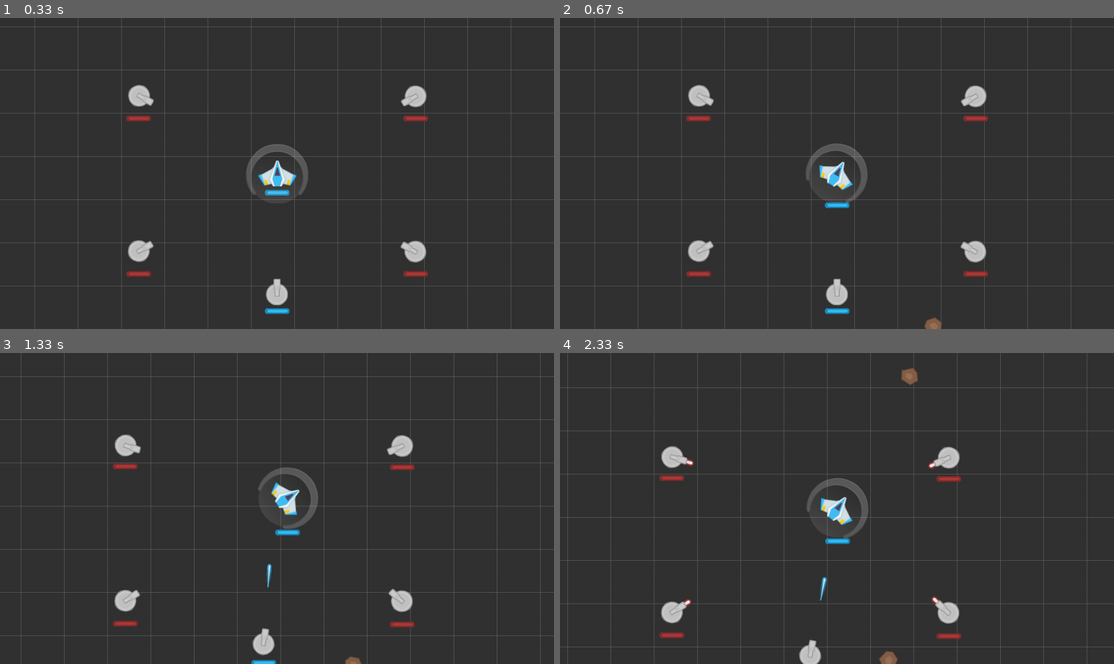
Above: before the commit, frames 1-4 (two rows, left to right).
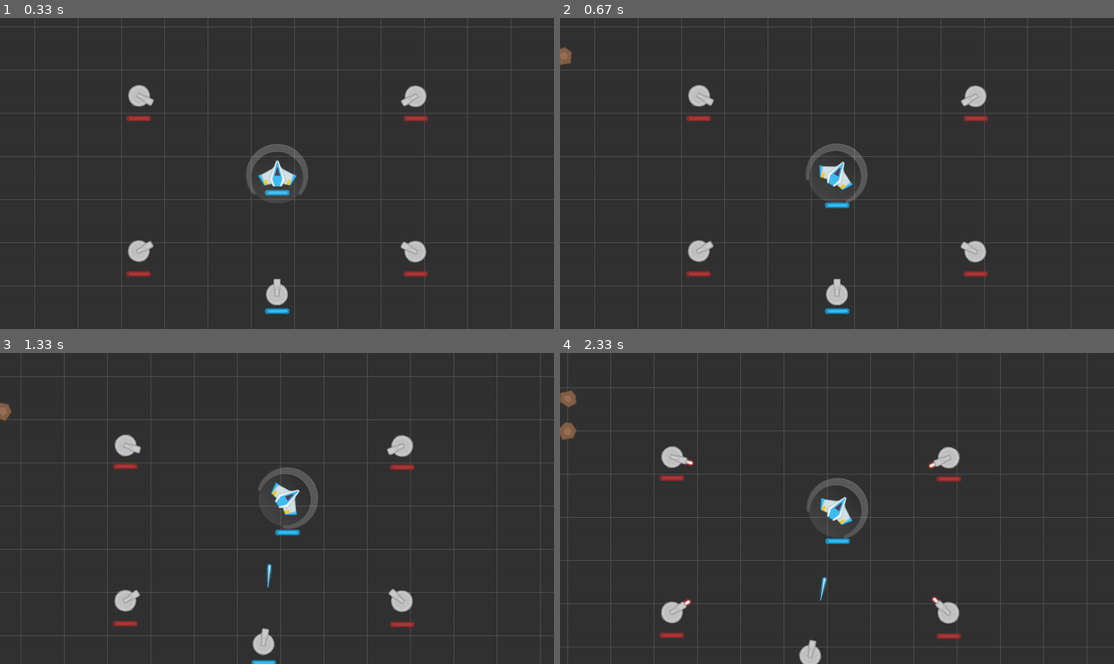
Above: after the commit, the same moments.

Repository: genericprogrammerdude/pygamengn
Game: pygame game, started from main.py
Two runs of this game, one before a commit and one after it. Both use one fixed random seed, a clock stepped at 60 frames per second and the inputs below.
Inputs:
- Up to frame 1 (0.33 s): no input
- Up to frame 2 (0.67 s): hold D from 0.33 s (still down)
- Up to frame 3 (1.33 s): release D at 0.8 s; hold W 0.83-1.13 s; hold D from 1.17 s (still down)
- Up to frame 4 (2.33 s): release D at 1.63 s; hold A 1.67-2.2 s; hold S from 2.23 s (still down)

Frame 1 is identical in both runs. In frame 2, 0.2% of the frame differs, in the area x 0-69%, y 9-100%; in frame 3, 0.2%; in frame 4, 0.5%, in the area x 0-65%, y 4-100%.

Commit message:
Some improvement on Asteroid spawning. Need a real solution to Mover and Asteroid random spawn point selection.

Diff:
--- a/GameEngine/mover.py
+++ b/GameEngine/mover.py
@@ -20,6 +20,7 @@
         self.velocity_decay_factor = velocity_decay_factor
         self.max_velocity = max_velocity
         self.angular_velocity = angular_velocity
+        self.direction = pygame.Vector2(0, 1)
 
     def move(self, delta, pos, heading):
         """Computes movement from the given parameters."""
@@ -28,5 +29,12 @@
         self.velocity = self.velocity * self.velocity_decay_factor
         return (pos + delta_pos, heading)
 
+    def move_bare(self, delta):
+        return self.direction * delta / 1000.0 * self.velocity
+
     def set_velocity(self, velocity):
         self.velocity = velocity
+
+    def set_direction(self, dir: pygame.Vector2):
+        """Sets direction of movement. dir is a pygame.Vector2."""
+        self.direction = dir
--- a/asteroid.py
+++ b/asteroid.py
@@ -1,11 +1,11 @@
+import math
 import random
-import sys
 
+import numpy
 import pygame
 
 from game_object_factory import GameObjectBase
 from game_object_factory import GameObjectFactory
-import geometry
 from projectile import Projectile
 from render_group import RenderGroup
 
@@ -24,7 +24,8 @@
     def update(self, delta):
         spin_delta = (self.mover.angular_velocity * delta) / 1000.0 * self.spin_delta_factor
         self.spin_angle = self.spin_angle + spin_delta
-        self.pos, self.heading = self.mover.move(delta, self.pos, self.heading)
+        self.pos = self.pos + self.mover.move_bare(delta)
+#         self.pos, self.heading = self.mover.move(delta, self.pos, self.heading)
         self.image = pygame.transform.rotozoom(self.image_original, self.spin_angle, self.scale)
         self.mask = pygame.mask.from_surface(self.image, 16)
 
@@ -46,8 +47,9 @@
             for spawn_type in self.death_spawn:
                 spawn = GameObjectFactory.create(spawn_type)
                 spawn.set_pos(self.death_spawn_pos)
-                heading_delta = 90.0 * (random.random() - 0.5)
-                spawn.set_heading(self.heading + heading_delta)
+                heading = self.heading + 90.0 * (random.random() - 0.5)
+                spawn.set_heading(heading)
+                spawn.mover.set_direction(pygame.Vector2(math.cos(heading), math.sin(heading)))
         super().die()
 
 
@@ -67,46 +69,30 @@
             self.time_to_next_spawn = random.randrange(self.spawn_freq)
             asteroid_type = random.choice(self.asteroid_types)
             asteroid = GameObjectFactory.create(asteroid_type)
-            pos, angle = self.get_initial_pos(self.render_group.get_world_view_rect(), asteroid)
-            asteroid.set_heading(angle)
+            pos, direction = self.get_random_pos_dir(self.render_group.get_world_view_rect())
+            asteroid.mover.set_direction(direction)
+            heading = numpy.rad2deg(math.atan2(direction.y, direction.x))
+            asteroid.set_heading(heading)
             asteroid.set_pos(pos)
 
-    def get_initial_pos(self, world_view_rect, asteroid):
-        screen_angle = random.randrange(0, 360)
-        # Flip the angle because positive y goes "down" on the screen and add 90 because 0 is up
-        angle = geometry.normalize_angle(360 - screen_angle + 90)
-        ray = geometry.Ray(world_view_rect.center, angle)
-        center_line = ray.get_segment()
+    def get_random_pos_dir(self, world_view_rect):
+        points = [self.get_random_point(world_view_rect), world_view_rect.center]  # , self.get_random_point(world_view_rect)]
+        direction = (points[1] - points[0]).normalize()
+        return points[0], direction
 
-        quadrant = geometry.get_quadrant(angle)
-        edge_segs = []
-        if quadrant == 1:
-            edge_segs = [
-                geometry.Segment(world_view_rect.bottomright, world_view_rect.topright),
-                geometry.Segment(world_view_rect.topleft, world_view_rect.topright)
-            ]
-        elif quadrant == 2:
-            edge_segs = [
-                geometry.Segment(world_view_rect.topleft, world_view_rect.topright),
-                geometry.Segment(world_view_rect.bottomleft, world_view_rect.topleft)
-            ]
-        elif quadrant == 3:
-            edge_segs = [
-                geometry.Segment(world_view_rect.bottomleft, world_view_rect.bottomright),
-                geometry.Segment(world_view_rect.bottomleft, world_view_rect.topleft)
-            ]
+    def get_random_point(self, world_view_rect):
+        point = ()
+        axis = random.randint(0, 1)
+        if axis == 0:
+            # Select random value along x axis and one of the two values of y for the top and bottom edges of the screen
+            point = pygame.Vector2(
+                random.randint(world_view_rect.topleft[0], world_view_rect.topright[0]),
+                random.choice([world_view_rect.topleft[1], world_view_rect.bottomleft[1]])
+            )
         else:
-            edge_segs = [
-                geometry.Segment(world_view_rect.bottomright, world_view_rect.topright),
-                geometry.Segment(world_view_rect.bottomleft, world_view_rect.bottomright)
-            ]
-
-        intersection = edge_segs[0].intersect_line(center_line)
-        if intersection is None:
-            intersection = edge_segs[1].intersect_line(center_line)
-
-        if intersection is None:
-            sys.stderr.write("AsteroidSpawner.get_initial_pos(): No intersection found. WTF?")
-
-        screen_angle = geometry.normalize_angle(screen_angle + 180)
-        return (intersection, screen_angle)
+            # Select random value along y axis and one of the two values of x for the left and right edges of the screen
+            point = pygame.Vector2(
+                random.choice([world_view_rect.topleft[0], world_view_rect.topright[0]]),
+                random.randint(world_view_rect.topleft[1], world_view_rect.bottomleft[1])
+            )
+        return point
